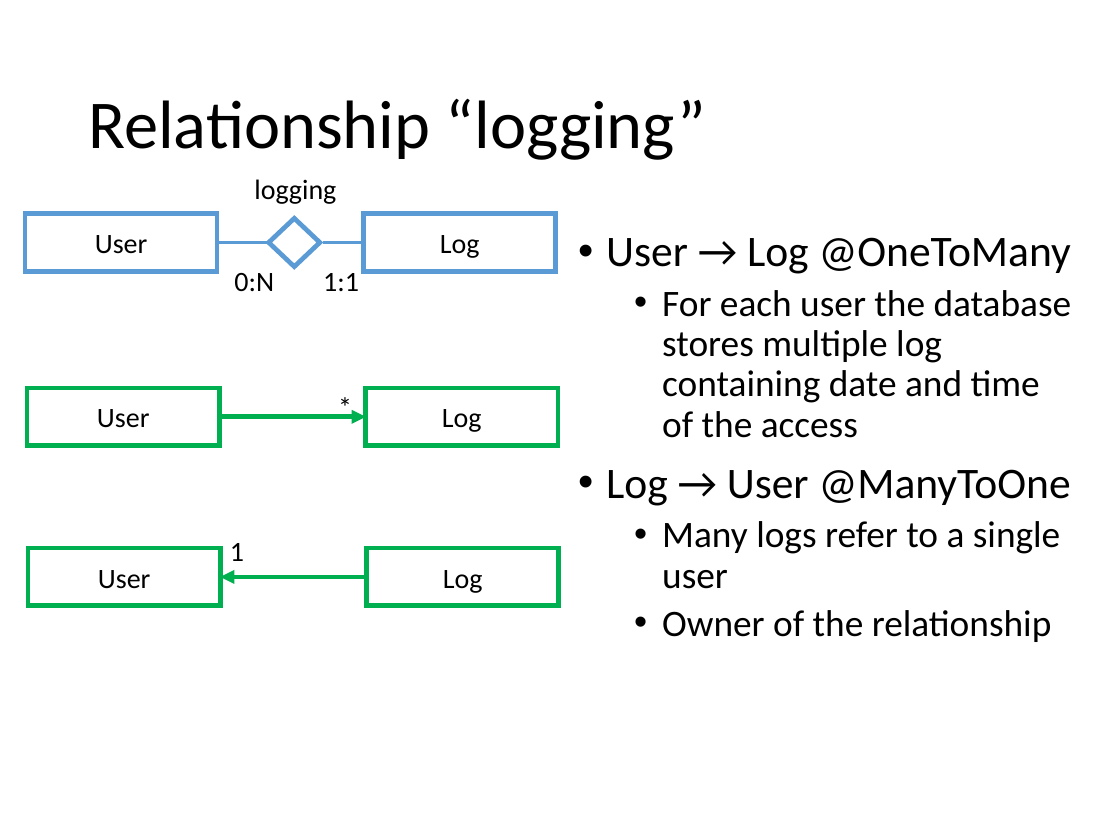
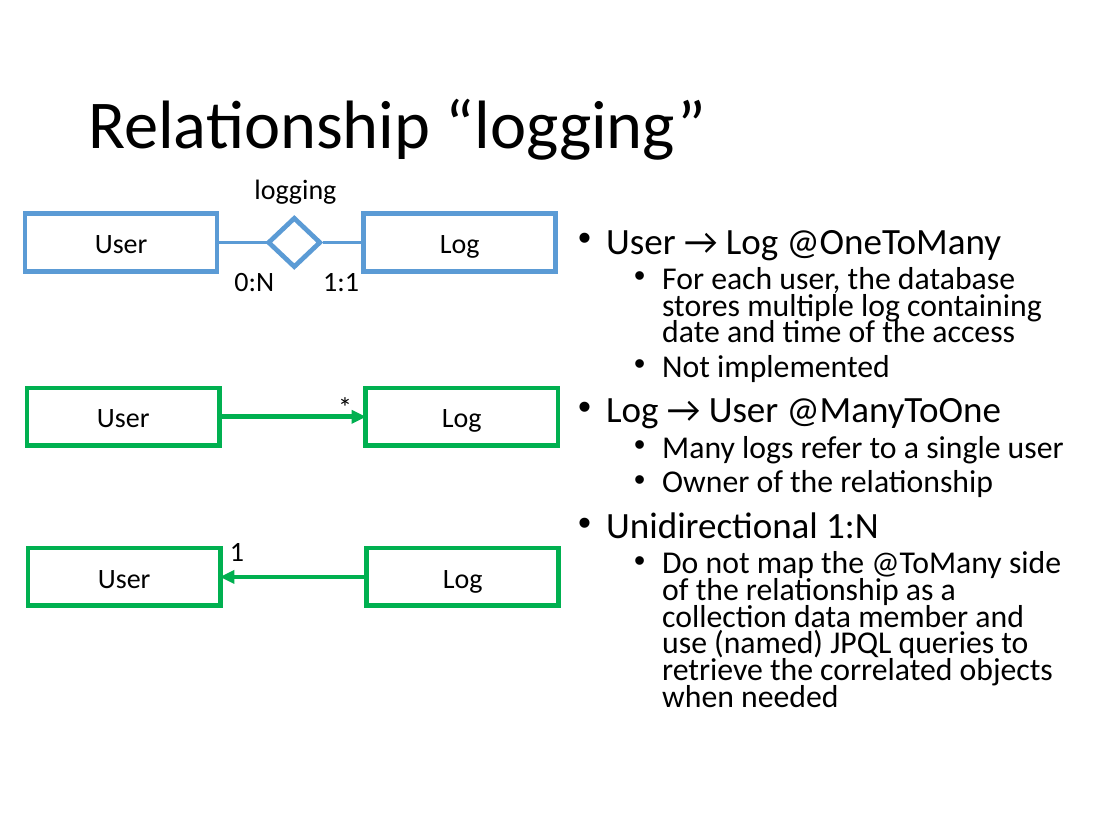
Before and after one commit to Danielededo/Gamified-marketing-application-DB2, a slide deck: slide 8 of Documentation/Presentation.pptx (slide 7 before the commit). Drawn at 1120x840 pixels with LibreOffice and Linux fonts; fonts in the diff are those of the drawing. Boxes give left, top, right and bottom in pixels: in the first picture for what was removed or moved away, otherwise in the second. Text is boxed around its words. In the diff, an @@ line names an element or a change of style, - is before the commit and + after.

```diff
--- a/Documentation/Presentation.pptx
+++ b/Documentation/Presentation.pptx
@@ text at [606, 230, 1064, 497]: size 28 to 23.8 pt in "User → Log @OneToMany", "Log → User @ManyToOne"; size 24 to 20.4 pt in "Many logs refer to a single user", "Owner of the relationship"; line spacing 0.9 to 0.7 @@
@@ text at [662, 267, 1042, 382]: text changed; size 24 to 20.4 pt @@
-  • For each user the database stores multiple log containing date and time of the access
+  • For each user, the database stores multiple log containing date and time of the access
+  • Not implemented
@@ text at [606, 512, 1061, 708]: paragraphs added @@
+• Unidirectional 1:N
+  • Do not map the @ToMany side of the relationship as a collection data member and use (named) JPQL queries to retrieve the correlated objects when needed
```
Also in this commit, not shown: 13 other slides changed, 12 slides added, 4 slides removed.
